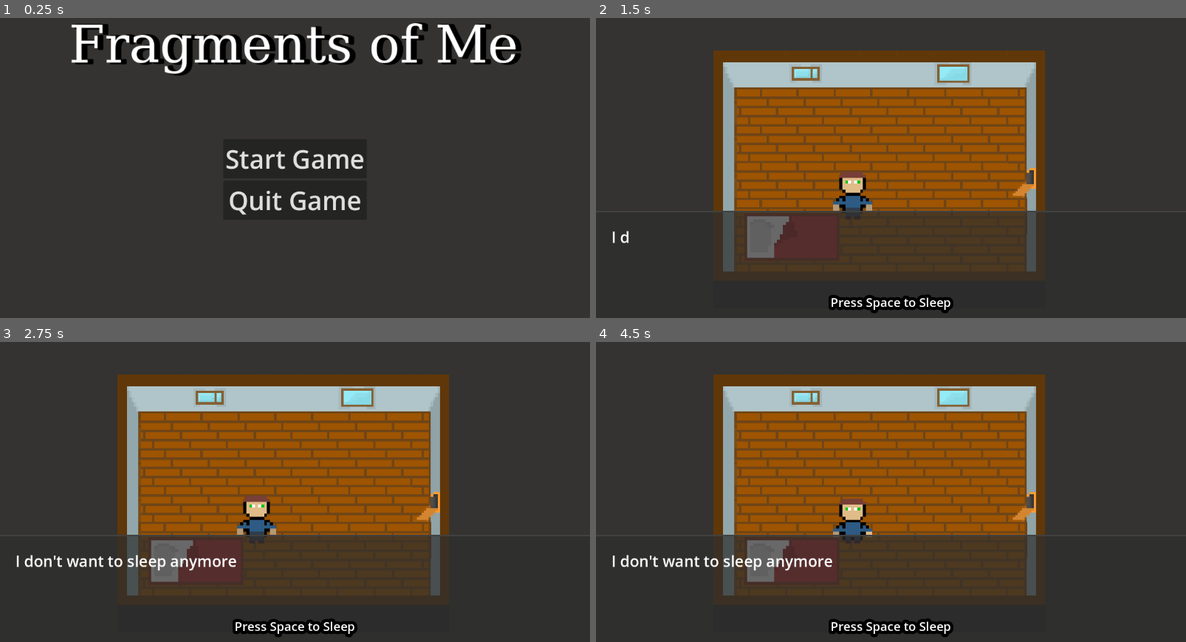
Above: before the commit, frames 1-4 (two rows, left to right).
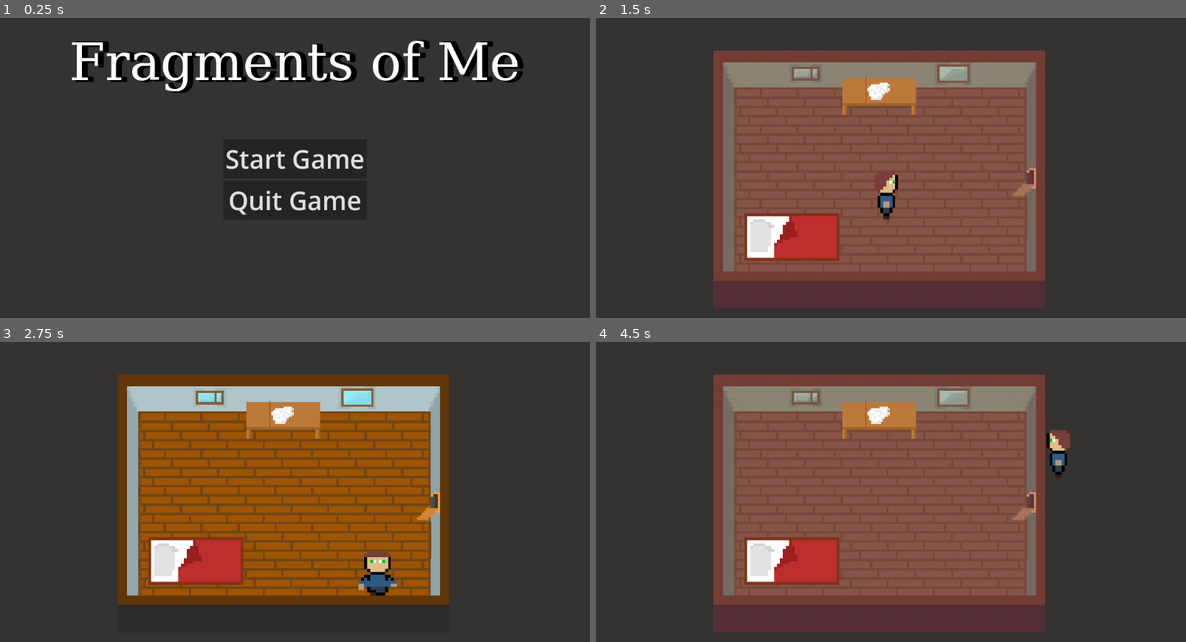
Above: after the commit, the same moments.

Repository: Warreign/fragments-of-me
Game: Godot game, scene res://ui/main_menu.tscn
The game is run twice, just before and just after one commit, with the same random seed, the same clock (stepped at 60 frames per second) and the same inputs.
Inputs (mouse positions are in pixels of both pictures, inside the frame that each line leads up to):
- Up to frame 1 (0.25 s): no input
- Up to frame 2 (1.5 s): click "Start Game" at 0.5 s; tap Space (primary_action) at 1.25 s; move the mouse to (1020, 162) at 1.27 s; hold Right (move_right) from 1.28 s (still down); tap Q (toggle_time) at 1.35 s
- Up to frame 3 (2.75 s): tap Space (primary_action) at 2 s; move the mouse to (177, 519) at 2.02 s; release Right (move_right) at 2.03 s; hold S (move_down) from 2.03 s (still down); click (177, 519) at 2.1 s; tap Q (toggle_time) at 2.3 s
- Up to frame 4 (4.5 s): tap Space (primary_action) at 2.75, 2.85, 3.5, 4.25 s; move the mouse to (950, 429) at 2.77 s; release S (move_down) at 2.78 s; hold Right (move_right) 2.78-3.53 s; tap Q (toggle_time) at 3.05, 3.8, 4.35 s; move the mouse to (861, 570) at 3.52 s; hold W (move_up) 3.53-4.28 s; tap R (secondary_action) at 3.6 s; move the mouse to (1068, 552) at 4.27 s; hold A (move_left) from 4.28 s (still down)

The runs differ from the first frame. In frame 1, 8.2% of the frame differs, in the area x 12-89%, y 1-26%; in frame 2, 48%; in frame 3, 16%; in frame 4, 49%, in the area x 2-81%, y 10-99%.

Commit message:
rename colliders

Diff:
--- a/common/controller.gd
+++ b/common/controller.gd
@@ -37,7 +37,7 @@
 
 	if (move_player):
 		current_scene.add_child(player)
-		player.position = (current_scene as Room).last_position
+		player.position = (current_scene as CustomRoom).last_position
 
 
 func set_handling_movement(value : bool):
@@ -65,10 +65,11 @@
 	if (is_in_menu):
 		return
 	var old_id : int = current_tileset_id
+	var room_tiles : RoomTiles = (current_scene.get_node("RoomTiles") as RoomTiles)
 	if (current_tileset_id == 2):
 		current_tileset_id = 1
+		room_tiles.set_tile_set(preload("res://rooms/past_rooms.tres"))
 	else:
 		current_tileset_id = 2
-	var room_tileset : RoomTiles = (current_scene.get_node("RoomTiles") as RoomTiles)
-	room_tileset.tile_set.set_source_id(old_id, current_tileset_id)
-	room_tileset.notify_runtime_tile_data_update()
+		room_tiles.set_tile_set(preload("res://rooms.tres"))
+	room_tiles.notify_runtime_tile_data_update()
--- a/common/hud.tscn
+++ b/common/hud.tscn
@@ -35,6 +35,7 @@
 script = ExtResource("1_vdfyy")
 
 [node name="DialogPanel" type="PanelContainer" parent="."]
+z_index = 1
 texture_filter = 1
 anchors_preset = 12
 anchor_top = 1.0
--- a/objects/static_interactable.tscn
+++ b/objects/static_interactable.tscn
@@ -6,11 +6,11 @@
 texture_filter = 1
 script = ExtResource("1_get7x")
 
-[node name="CollisionShape2D" type="CollisionShape2D" parent="."]
+[node name="InteractionCollider" type="CollisionShape2D" parent="."]
 
 [node name="StaticBody2D" type="StaticBody2D" parent="."]
 
-[node name="CollisionShape2D" type="CollisionShape2D" parent="StaticBody2D"]
+[node name="CollisionCollider" type="CollisionShape2D" parent="StaticBody2D"]
 debug_color = Color(0.181484, 0.186336, 0.226783, 0.42)
 
 [node name="Sprite2D" type="Sprite2D" parent="."]
--- a/rooms/Bedroom.tscn
+++ b/rooms/Bedroom.tscn
@@ -9,18 +9,21 @@
 [ext_resource type="Texture2D" uid="uid://cnpsg5uqobc2h" path="res://art/bed.tres" id="6_d1nup"]
 [ext_resource type="PackedScene" uid="uid://b4fkn0abcmmcu" path="res://objects/interactable.tscn" id="7_vlhy6"]
 [ext_resource type="Script" path="res://objects/window.gd" id="8_pgfgn"]
-
-[sub_resource type="RectangleShape2D" id="RectangleShape2D_tjgnb"]
-size = Vector2(50, 31)
-
-[sub_resource type="RectangleShape2D" id="RectangleShape2D_3egva"]
-size = Vector2(42, 23.9999)
+[ext_resource type="Texture2D" uid="uid://lyx3tywyiy4n" path="res://art/items.png" id="10_o6e7c"]
 
 [sub_resource type="RectangleShape2D" id="RectangleShape2D_a7fu4"]
 size = Vector2(20, 17)
 
 [sub_resource type="RectangleShape2D" id="RectangleShape2D_nmt07"]
 size = Vector2(20, 18)
+
+[sub_resource type="AtlasTexture" id="AtlasTexture_l21du"]
+atlas = ExtResource("10_o6e7c")
+region = Rect2(128, 0, 32, 16)
+
+[sub_resource type="AtlasTexture" id="AtlasTexture_g8dqo"]
+atlas = ExtResource("10_o6e7c")
+region = Rect2(16, 16, 16, 16)
 
 [node name="Bedroom" type="Node2D"]
 script = ExtResource("2_wypxn")
@@ -36,14 +39,6 @@
 position = Vector2(-6, -18)
 rotation = -3.14159
 script = ExtResource("4_0aneo")
-
-[node name="CollisionShape2D" parent="Bed" index="0"]
-position = Vector2(20, -33.5)
-shape = SubResource("RectangleShape2D_tjgnb")
-
-[node name="CollisionShape2D" parent="Bed/StaticBody2D" index="0"]
-position = Vector2(20.9999, -35.0001)
-shape = SubResource("RectangleShape2D_3egva")
 
 [node name="Sprite2D" parent="Bed" index="2"]
 position = Vector2(20.9999, -36.0001)
@@ -76,5 +71,24 @@
 position = Vector2(40, -50)
 shape = SubResource("RectangleShape2D_nmt07")
 
+[node name="Table" parent="." instance=ExtResource("3_gjkis")]
+position = Vector2(1, -8)
+
+[node name="InteractionCollider" parent="Table" index="0"]
+position = Vector2(1, 0)
+
+[node name="Sprite2D" parent="Table" index="2"]
+position = Vector2(10, -35)
+texture = SubResource("AtlasTexture_l21du")
+
+[node name="napkin" type="Sprite2D" parent="Table"]
+position = Vector2(10, -38)
+scale = Vector2(0.75, 0.75)
+texture = SubResource("AtlasTexture_g8dqo")
+
+[node name="asdasd" parent="." instance=ExtResource("3_gjkis")]
+
 [editable path="Bed"]
 [editable path="Window"]
+[editable path="Table"]
+[editable path="asdasd"]
--- a/rooms/bathroom.tscn
+++ b/rooms/bathroom.tscn
@@ -7,42 +7,23 @@
 [ext_resource type="PackedScene" uid="uid://cvogxl1ccrhnf" path="res://objects/static_interactable.tscn" id="5_ohxsq"]
 [ext_resource type="Texture2D" uid="uid://lyx3tywyiy4n" path="res://art/items.png" id="6_pp4ou"]
 
-[sub_resource type="RectangleShape2D" id="RectangleShape2D_sx3vp"]
-size = Vector2(42, 24)
-
-[sub_resource type="CapsuleShape2D" id="CapsuleShape2D_gt3vx"]
-radius = 8.0
-height = 32.0
-
 [sub_resource type="AtlasTexture" id="AtlasTexture_bxv5f"]
 atlas = ExtResource("6_pp4ou")
 region = Rect2(64, 0, 32, 16)
-
-[sub_resource type="CircleShape2D" id="CircleShape2D_a3q0k"]
-radius = 12.0
-
-[sub_resource type="CircleShape2D" id="CircleShape2D_m5ale"]
-radius = 9.0
 
 [sub_resource type="AtlasTexture" id="AtlasTexture_grr0t"]
 atlas = ExtResource("6_pp4ou")
 region = Rect2(48, 0, 16, 16)
 
-[sub_resource type="RectangleShape2D" id="RectangleShape2D_j8027"]
-size = Vector2(16, 20)
-
-[sub_resource type="RectangleShape2D" id="RectangleShape2D_dw65u"]
-size = Vector2(15.5, 11)
+[sub_resource type="RectangleShape2D" id="RectangleShape2D_3rab4"]
+size = Vector2(16, 11)
 
 [sub_resource type="AtlasTexture" id="AtlasTexture_6ndjj"]
 atlas = ExtResource("6_pp4ou")
 region = Rect2(96, 0, 16, 16)
 
-[sub_resource type="RectangleShape2D" id="RectangleShape2D_gi46r"]
-size = Vector2(21, 17)
-
-[sub_resource type="RectangleShape2D" id="RectangleShape2D_ba3ul"]
-size = Vector2(12, 16)
+[sub_resource type="RectangleShape2D" id="RectangleShape2D_hsibn"]
+size = Vector2(30, 14)
 
 [sub_resource type="AtlasTexture" id="AtlasTexture_xdbq1"]
 atlas = ExtResource("6_pp4ou")
@@ -74,28 +55,11 @@
 
 [node name="BathTub" parent="." instance=ExtResource("5_ohxsq")]
 
-[node name="CollisionShape2D" parent="BathTub" index="0"]
-position = Vector2(-33, -20)
-shape = SubResource("RectangleShape2D_sx3vp")
-
-[node name="CollisionShape2D" parent="BathTub/StaticBody2D" index="0"]
-position = Vector2(-34, -21)
-rotation = 1.57079
-shape = SubResource("CapsuleShape2D_gt3vx")
-
 [node name="Sprite2D" parent="BathTub" index="2"]
 position = Vector2(-34, -21)
 texture = SubResource("AtlasTexture_bxv5f")
 
 [node name="Toilet" parent="." instance=ExtResource("5_ohxsq")]
-
-[node name="CollisionShape2D" parent="Toilet" index="0"]
-position = Vector2(-45, 15)
-shape = SubResource("CircleShape2D_a3q0k")
-
-[node name="CollisionShape2D" parent="Toilet/StaticBody2D" index="0"]
-position = Vector2(-49, 15)
-shape = SubResource("CircleShape2D_m5ale")
 
 [node name="Sprite2D" parent="Toilet" index="2"]
 position = Vector2(-47, 15)
@@ -105,13 +69,9 @@
 [node name="Sink" parent="." instance=ExtResource("5_ohxsq")]
 position = Vector2(51, -16)
 
-[node name="CollisionShape2D" parent="Sink" index="0"]
-position = Vector2(-38, -7)
-shape = SubResource("RectangleShape2D_j8027")
-
-[node name="CollisionShape2D" parent="Sink/StaticBody2D" index="0"]
-position = Vector2(-38, -10)
-shape = SubResource("RectangleShape2D_dw65u")
+[node name="CollisionCollider" parent="Sink/StaticBody2D" index="0"]
+position = Vector2(-38, -10.5)
+shape = SubResource("RectangleShape2D_3rab4")
 
 [node name="Sprite2D" parent="Sink" index="2"]
 position = Vector2(-38, -8)
@@ -119,13 +79,9 @@
 
 [node name="Closet" parent="." instance=ExtResource("5_ohxsq")]
 
-[node name="CollisionShape2D" parent="Closet" index="0"]
-position = Vector2(47.5, 19.5)
-shape = SubResource("RectangleShape2D_gi46r")
-
-[node name="CollisionShape2D" parent="Closet/StaticBody2D" index="0"]
-position = Vector2(48, 19)
-shape = SubResource("RectangleShape2D_ba3ul")
+[node name="CollisionCollider" parent="Closet/StaticBody2D" index="0"]
+position = Vector2(-34, -21)
+shape = SubResource("RectangleShape2D_hsibn")
 
 [node name="Sprite2D" parent="Closet" index="2"]
 position = Vector2(51, 19)
--- a/rooms/bedroom.gd
+++ b/rooms/bedroom.gd
@@ -1,4 +1,4 @@
-extends Room
+extends CustomRoom
 
 @onready var door : Door = $Door
 @onready var room_tiles : RoomTiles = $RoomTiles
--- a/rooms/kitchen.tscn
+++ b/rooms/kitchen.tscn
@@ -12,7 +12,7 @@
 [node name="RoomTiles" type="TileMapLayer" parent="."]
 texture_filter = 1
 position = Vector2(3, 1)
-tile_map_data = PackedByteArray("AAD9//3/AgABAAIAAAD+//3/AgA …(603 unchanged characters)… z/AgAEAAQAAAD8//3/AgADAAUAAAD8////AgAIAAAAAAD8/wAAAgADAAUAAAD8/wEAAgADAAUAAAD8/wI …(303 unchanged characters)…
+tile_map_data = PackedByteArray("AAD9//3/AgABAAIAAAD+//3/AgA …(603 unchanged characters)… z/AgAEAAQAAAD8//3/AgADAAUAAAD8////AgAIAAIAAAD8/wAAAgADAAUAAAD8/wEAAgADAAUAAAD8/wI …(303 unchanged characters)…
 tile_set = ExtResource("2_o4w6x")
 script = ExtResource("3_63ndy")
 
--- a/rooms/past_rooms.tres
+++ b/rooms/past_rooms.tres
@@ -2,8 +2,108 @@
 
 [ext_resource type="Texture2D" uid="uid://dadgxrok74di7" path="res://art/past_map.png" id="1_lyrnw"]
 
-[sub_resource type="TileSetAtlasSource" id="TileSetAtlasSource_4ky1h"]
+[sub_resource type="TileSetAtlasSource" id="TileSetAtlasSource_xidq1"]
 texture = ExtResource("1_lyrnw")
+0:0/0 = 0
+1:0/0 = 0
+2:0/0 = 0
+3:0/0 = 0
+4:0/0 = 0
+8:0/0 = 0
+9:0/0 = 0
+0:1/0 = 0
+1:1/0 = 0
+2:1/0 = 0
+3:1/0 = 0
+4:1/0 = 0
+5:1/0 = 0
+6:1/0 = 0
+7:1/0 = 0
+8:1/0 = 0
+9:1/0 = 0
+0:2/0 = 0
+1:2/0 = 0
+2:2/0 = 0
+3:2/0 = 0
+4:2/0 = 0
+5:2/0 = 0
+6:2/0 = 0
+7:2/0 = 0
+8:2/0 = 0
+9:2/0 = 0
+0:3/0 = 0
+1:3/0 = 0
+2:3/0 = 0
+3:3/0 = 0
+4:3/0 = 0
+5:3/0 = 0
+6:3/0 = 0
+7:3/0 = 0
+8:3/0 = 0
+9:3/0 = 0
+0:4/0 = 0
+1:4/0 = 0
+2:4/0 = 0
+3:4/0 = 0
+4:4/0 = 0
+5:4/0 = 0
+6:4/0 = 0
+7:4/0 = 0
+8:4/0 = 0
+9:4/0 = 0
+0:5/0 = 0
+1:5/0 = 0
+2:5/0 = 0
+3:5/0 = 0
+4:5/0 = 0
+5:5/0 = 0
+6:5/0 = 0
+7:5/0 = 0
+8:5/0 = 0
+9:5/0 = 0
+0:6/0 = 0
+1:6/0 = 0
+2:6/0 = 0
+3:6/0 = 0
+4:6/0 = 0
+5:6/0 = 0
+6:6/0 = 0
+7:6/0 = 0
+8:6/0 = 0
+9:6/0 = 0
+0:7/0 = 0
+1:7/0 = 0
+2:7/0 = 0
+3:7/0 = 0
+4:7/0 = 0
+5:7/0 = 0
+6:7/0 = 0
+7:7/0 = 0
+8:7/0 = 0
+9:7/0 = 0
+0:8/0 = 0
+1:8/0 = 0
+2:8/0 = 0
+3:8/0 = 0
+4:8/0 = 0
+5:8/0 = 0
+6:8/0 = 0
+7:8/0 = 0
+8:8/0 = 0
+9:8/0 = 0
+0:9/0 = 0
+1:9/0 = 0
+2:9/0 = 0
+3:9/0 = 0
+4:9/0 = 0
+5:9/0 = 0
+6:9/0 = 0
+7:9/0 = 0
+8:9/0 = 0
+9:9/0 = 0
+5:0/size_in_atlas = Vector2i(3, 1)
+5:0/0 = 0
+5:0/0/z_index = 1
 
 [resource]
-sources/0 = SubResource("TileSetAtlasSource_4ky1h")
+sources/2 = SubResource("TileSetAtlasSource_xidq1")
--- a/rooms/room.gd
+++ b/rooms/room.gd
@@ -1,4 +1,4 @@
-class_name Room
+class_name CustomRoom
 extends Node2D
 
 @export var last_position : Vector2
@@ -7,4 +7,9 @@
 	return $RoomTiles
 
 func _ready():
+	if ($RoomTiles):
+		if (Controller.current_tileset_id == 1):
+			$RoomTiles.set_tile_set(preload("res://rooms/past_rooms.tres"))
+		else:
+			$RoomTiles.set_tile_set(preload("res://rooms.tres"))
 	last_position = $LastPosition.position
--- a/ui/main_menu.tscn
+++ b/ui/main_menu.tscn
@@ -1,6 +1,16 @@
-[gd_scene load_steps=5 format=3 uid="uid://ds7x3pyuk3rku"]
+[gd_scene load_steps=6 format=3 uid="uid://ds7x3pyuk3rku"]
 
 [ext_resource type="Script" path="res://ui/main_menu.gd" id="1_gkssb"]
+
+[sub_resource type="Theme" id="Theme_lvl3x"]
+default_font_size = 50
+
+[sub_resource type="StyleBoxFlat" id="StyleBoxFlat_p3lc1"]
+content_margin_left = 50.0
+content_margin_top = 50.0
+content_margin_right = 50.0
+content_margin_bottom = 50.0
+bg_color = Color(0.6, 0.6, 0.6, 0)
 
 [sub_resource type="FontFile" id="FontFile_qnl7p"]
 cache/0/16/0/ascent = 0.0
@@ -281,9 +291,6 @@
 shadow_color = Color(0, 0, 0, 1)
 shadow_offset = Vector2(9, 1)
 
-[sub_resource type="Theme" id="Theme_lvl3x"]
-default_font_size = 50
-
 [node name="MainMenu" type="Control"]
 layout_mode = 3
 anchors_preset = 15
@@ -293,18 +300,6 @@
 grow_vertical = 2
 script = ExtResource("1_gkssb")
 start_scene = "res://rooms/Bedroom.tscn"
-
-[node name="Label" type="Label" parent="."]
-layout_mode = 1
-anchors_preset = 10
-anchor_right = 1.0
-offset_bottom = 135.0
-grow_horizontal = 2
-scale = Vector2(0.996, 0.996)
-text = "Fragments of Me"
-label_settings = SubResource("LabelSettings_5666t")
-horizontal_alignment = 1
-vertical_alignment = 1
 
 [node name="VBoxContainer" type="VBoxContainer" parent="."]
 layout_mode = 1
@@ -330,5 +325,20 @@
 theme = SubResource("Theme_lvl3x")
 text = "Quit Game"
 
+[node name="PanelContainer" type="PanelContainer" parent="."]
+layout_mode = 1
+anchors_preset = 10
+anchor_right = 1.0
+offset_bottom = 135.0
+grow_horizontal = 2
+theme_override_styles/panel = SubResource("StyleBoxFlat_p3lc1")
+
+[node name="Label" type="Label" parent="PanelContainer"]
+layout_mode = 2
+text = "Fragments of Me"
+label_settings = SubResource("LabelSettings_5666t")
+horizontal_alignment = 1
+vertical_alignment = 1
+
 [connection signal="pressed" from="VBoxContainer/StartButton" to="." method="start_game"]
 [connection signal="pressed" from="VBoxContainer/QuitButton" to="." method="quit_game"]
Not shown, added: art/map3.png.import
Not shown: 1 places in rooms/Bedroom.tscn that only renumber resources
Not shown: 1 places in rooms/bathroom.tscn that only renumber resources
